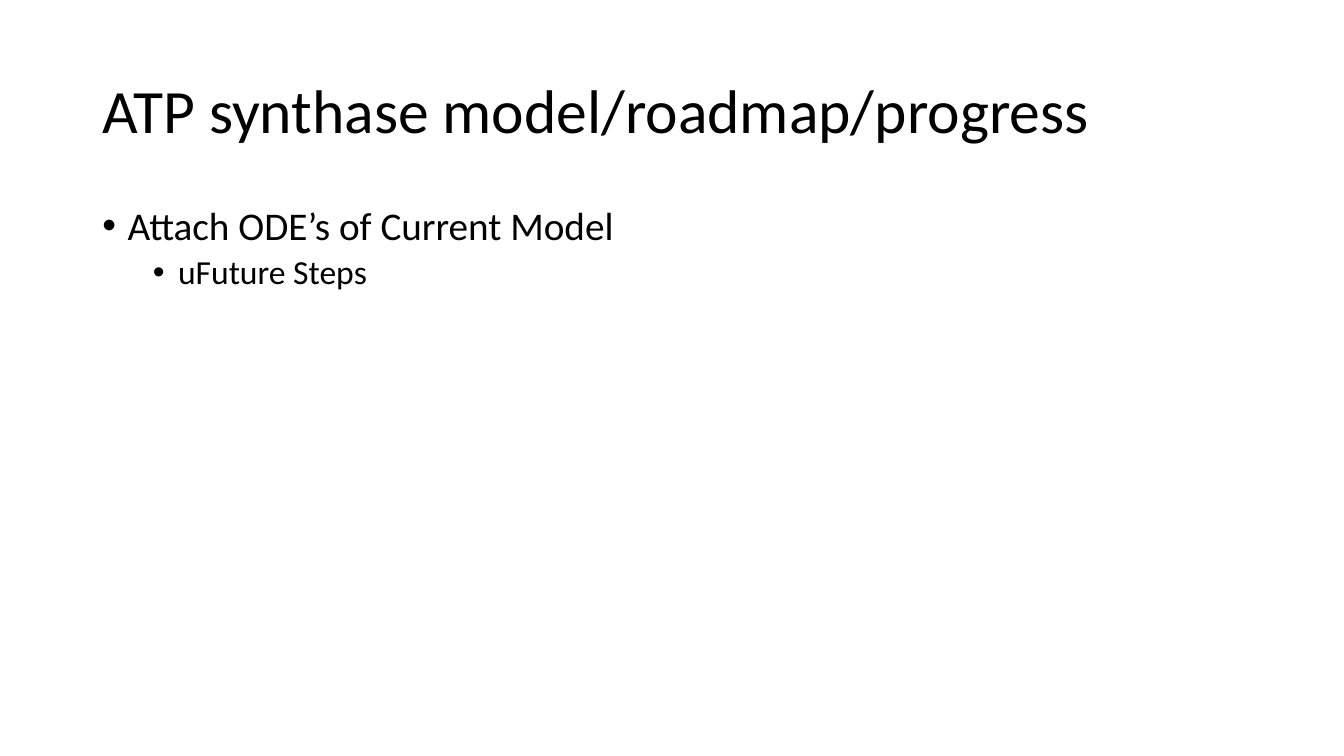
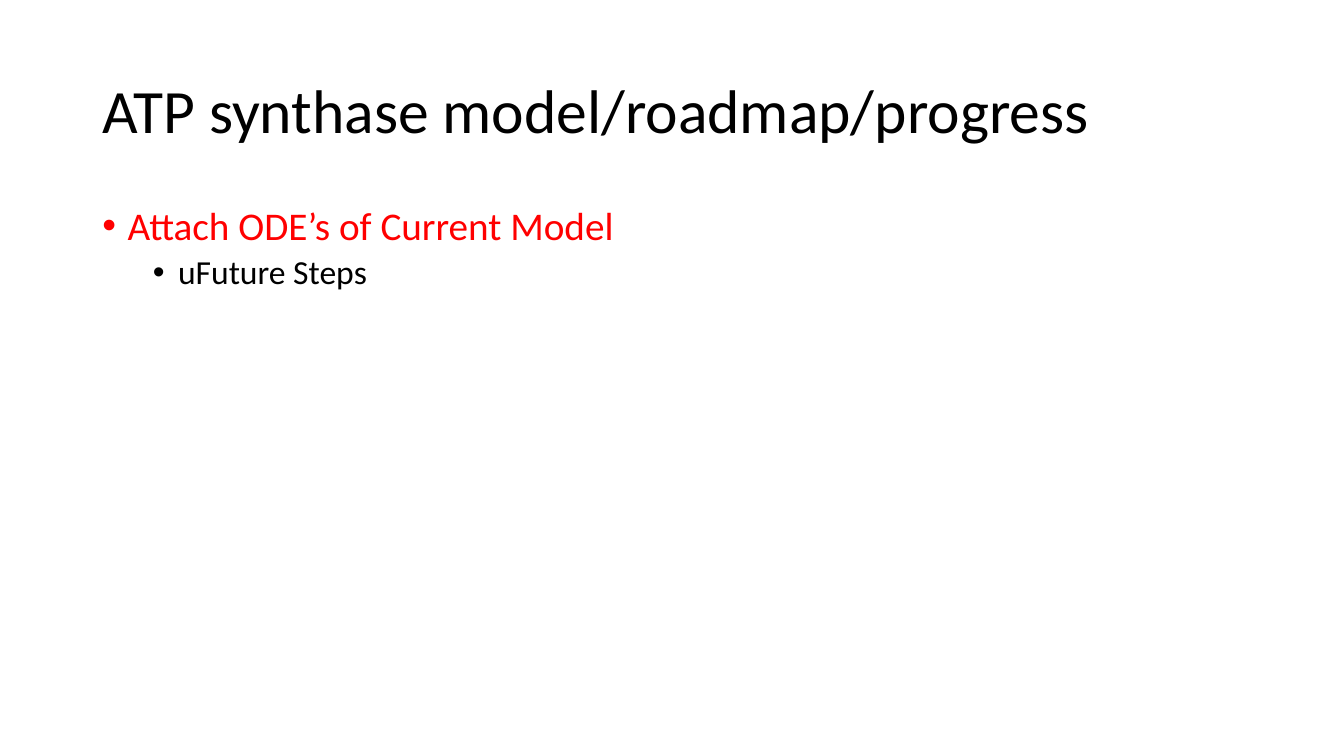
Before and after one commit to AnkitaRoychoudhury/ug_murray, a slide deck: slide 12 of miscellaneous/presentations/20200715_syncell_mtg.pptx. Drawn at 1344x756 pixels with LibreOffice and Linux fonts; fonts in the diff are those of the drawing. Boxes give left, top, right and bottom in pixels: in the first picture for what was removed or moved away, otherwise in the second. Text is boxed around its words. In the diff, an @@ line names an element or a change of style, - is before the commit and + after.

```diff
--- a/miscellaneous/presentations/20200715_syncell_mtg.pptx
+++ b/miscellaneous/presentations/20200715_syncell_mtg.pptx
@@ text at box(128, 212, 613, 241): text colour #000000 to #FF0000 in "Attach ODE’s of Current Model" @@
```
Also in this commit, not shown: 4 other slides changed, 1 other file.
